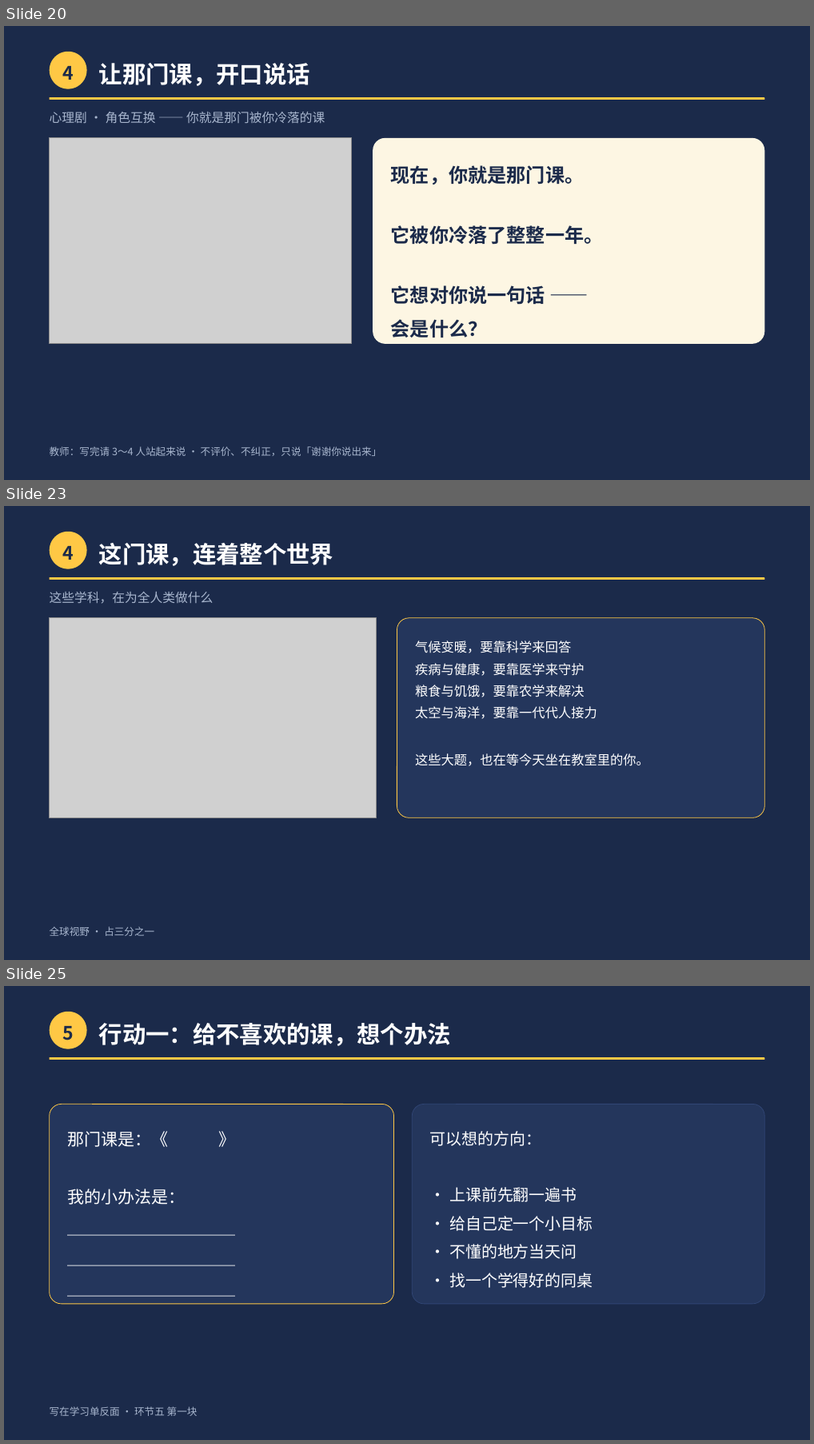
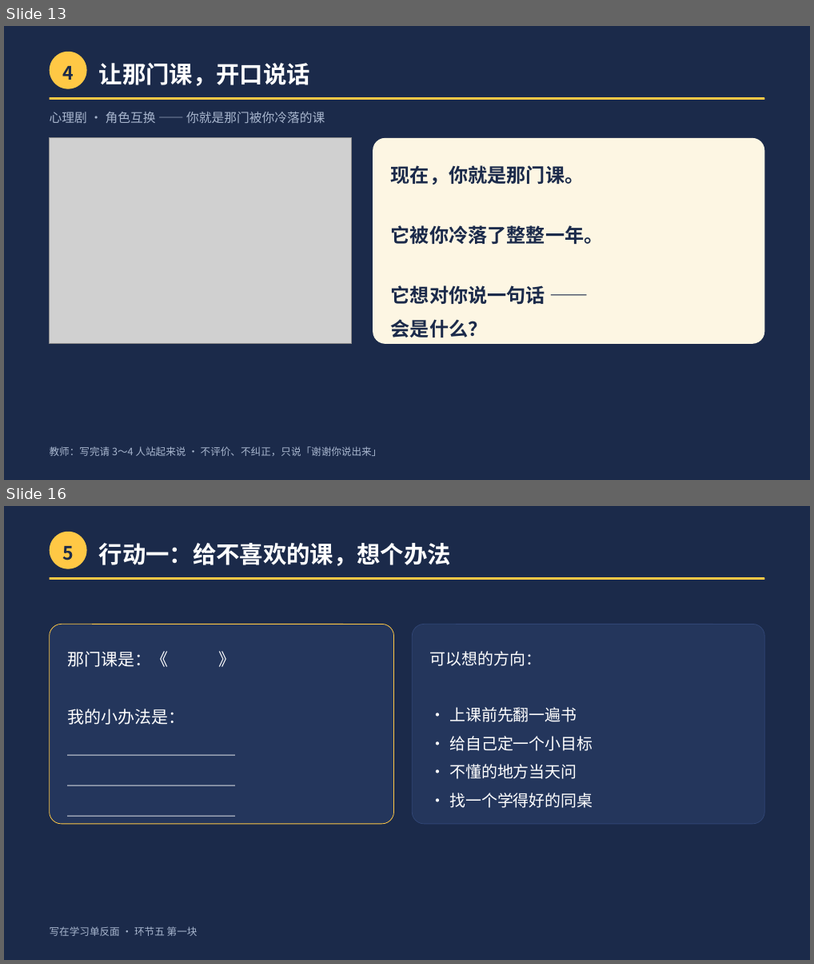
Before and after one commit to 201650545/chenzhou-ideology-competition, a slide deck: 4-要交的材料/第1课成品/第1课_课件.pptx. Shown one above the other, each under a label of ours: slides 20, 23 and 25 before the commit, slides 13 and 16 after it; the slides between them are not shown. The pictures are 814x1444 and 814x964 pixels, drawn with LibreOffice and Linux fonts; fonts in the diff are those of the drawing; grey boxes stand for pictures. Boxes give left, top, right and bottom in pixels: in the first picture for what was removed or moved away, otherwise in the second. Text is boxed around its words. In the diff, an @@ line names an element or a change of style, - is before the commit and + after.

```diff
--- a/4-要交的材料/第1课成品/第1课_课件.pptx
+++ b/4-要交的材料/第1课成品/第1课_课件.pptx
@@ slide 23 removed at box(4, 506, 810, 960), background #1B2A4A @@
@@ ellipse removed at box(50, 532, 87, 569) @@
@@ text removed at box(62, 546, 74, 560) @@
-4
@@ text removed at box(99, 543, 334, 566) @@
-这门课，连着整个世界
@@ rounded rectangle removed at box(50, 577, 765, 580) @@
@@ text removed at box(50, 592, 214, 604) @@
-这些学科，在为全人类做什么
@@ picture removed at box(50, 618, 376, 817) @@
@@ rounded rectangle removed at box(398, 618, 765, 817) @@
@@ text removed at box(415, 640, 650, 766) @@
-气候变暖，要靠科学来回答
-疾病与健康，要靠医学来守护
-粮食与饥饿，要靠农学来解决
-太空与海洋，要靠一代代人接力
-这些大题，也在等今天坐在教室里的你。
@@ text removed at box(50, 926, 154, 936) @@
-全球视野 · 占三分之一
@@ what was slide 20 is now slide 13 @@
@@ what was slide 25 is now slide 16 @@
```
Also in this commit, not shown: 15 slides changed, 1 slide added, 1 other slide removed, 21 other files.
